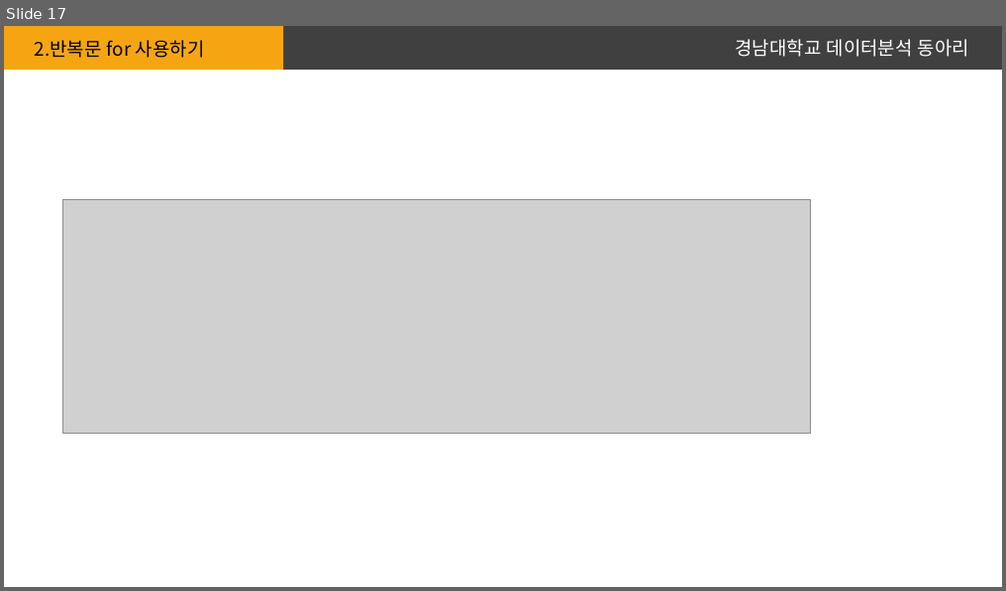
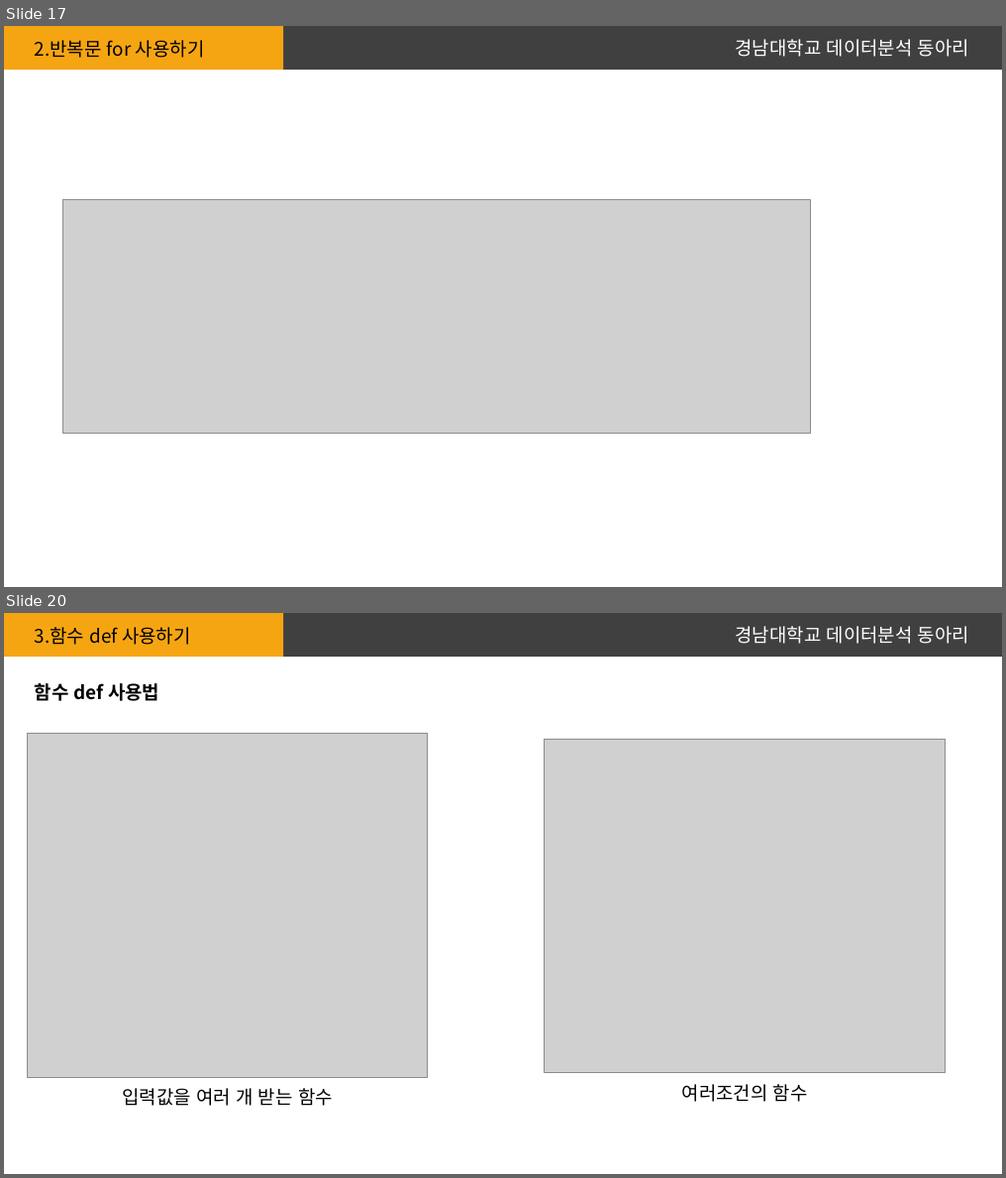
Before and after one commit to Sociology-Ku/DA_2021, a slide deck: Team_B/발표자료/반복문,조간문기본.pptx. Shown one above the other, each under a label of ours: slide 17 before the commit, slides 17 and 20 after it; the slides between them are not shown. The pictures are 1006x591 and 1006x1178 pixels, drawn with LibreOffice and Linux fonts; fonts in the diff are those of the drawing; grey boxes stand for pictures. Boxes give left, top, right and bottom in pixels: in the first picture for what was removed or moved away, otherwise in the second. Text is boxed around its words. In the diff, an @@ line names an element or a change of style, - is before the commit and + after.

```diff
--- a/Team_B/발표자료/반복문,조간문기본.pptx
+++ b/Team_B/발표자료/반복문,조간문기본.pptx
@@ slide 20 added at [4,613,1002,1174], background #FFFFFF; not listed: 2 template elements that a slide beside it also shows @@
@@ text added at [35,627,191,645], 18 pt, text #000000 @@
+3.함수 def 사용하기
@@ text added at [735,626,969,644], 18 pt, text #FFFFFF @@
+경남대학교 데이터분석 동아리
@@ text added at [35,683,159,701], 18 pt, text #000000, bold @@
+함수 def 사용법
@@ picture added at [27,734,428,1078] @@
@@ picture added at [545,739,945,1072] @@
@@ text added at [682,1084,808,1102], 18 pt, text #000000 @@
+여러조건의 함수
@@ text added at [122,1088,333,1106], 18 pt, text #000000 @@
+입력값을 여러 개 받는 함수
```
Also in this commit, not shown: 7 other slides added.
